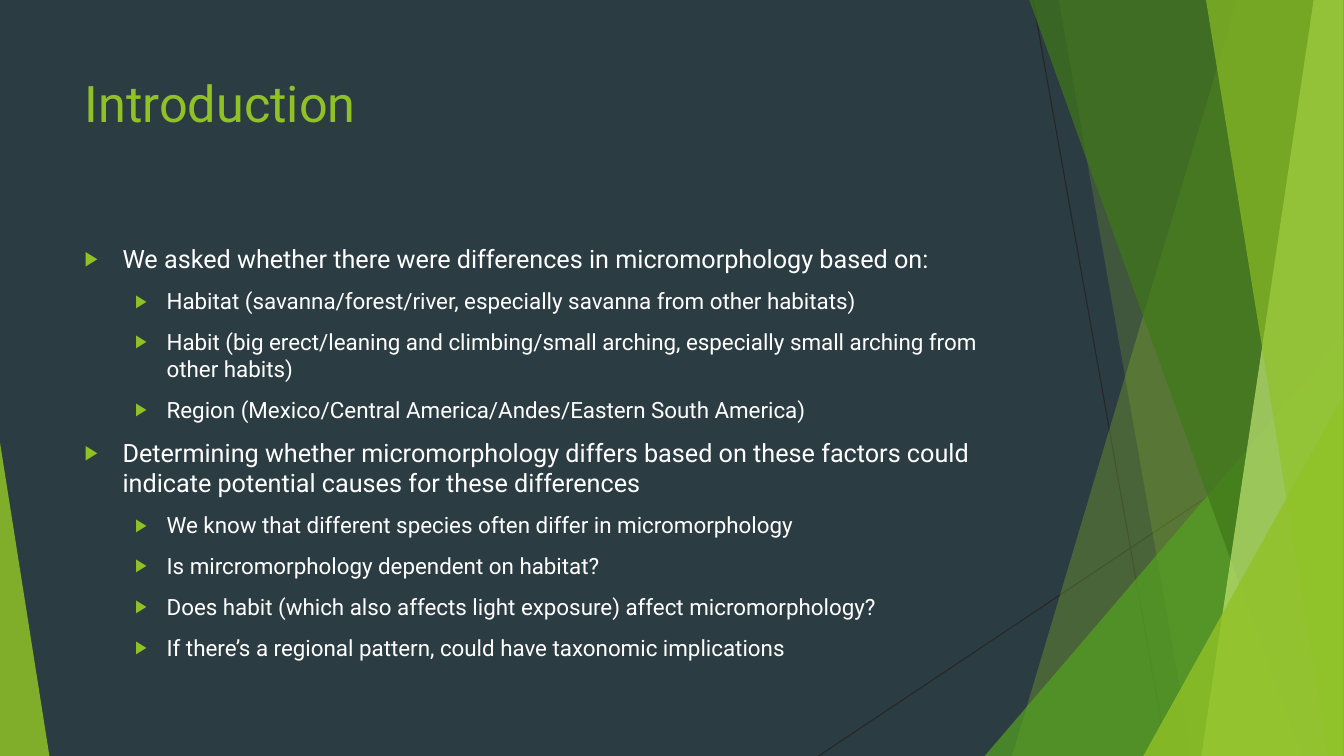
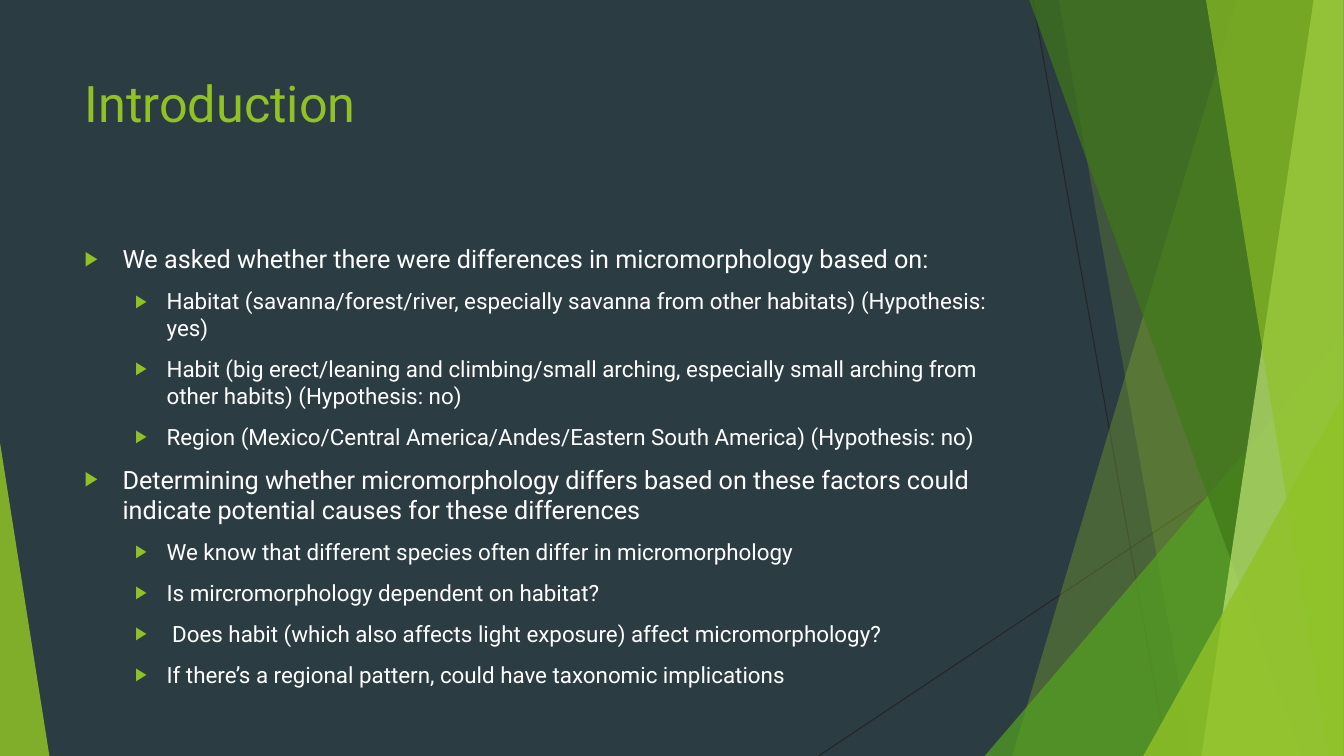
Before and after one commit to EEOB590A-Data-Science-in-R-Fall2021/McMurchieProject, a slide deck: slide 3 of documents/Final_presentation.pptx. Drawn at 1344x756 pixels with LibreOffice and Linux fonts; fonts in the diff are those of the drawing. Boxes give left, top, right and bottom in pixels: in the first picture for what was removed or moved away, otherwise in the second. Text is boxed around its words. In the diff, an @@ line names an element or a change of style, - is before the commit and + after.

Commit message:
Final presentation commit

```diff
--- a/documents/Final_presentation.pptx
+++ b/documents/Final_presentation.pptx
@@ text at [167,291,986,450]: text changed @@
-  ▶ Habitat (savanna/forest/river, especially savanna from other habitats)
-  ▶ Habit (big erect/leaning and climbing/small arching, especially small arching from other habits)
-  ▶ Region (Mexico/Central America/Andes/Eastern South America)
+  ▶ Habitat (savanna/forest/river, especially savanna from other habitats) (Hypothesis: yes)
+  ▶ Habit (big erect/leaning and climbing/small arching, especially small arching from other habits) (Hypothesis: no)
+  ▶ Region (Mexico/Central America/Andes/Eastern South America) (Hypothesis: no)
```
